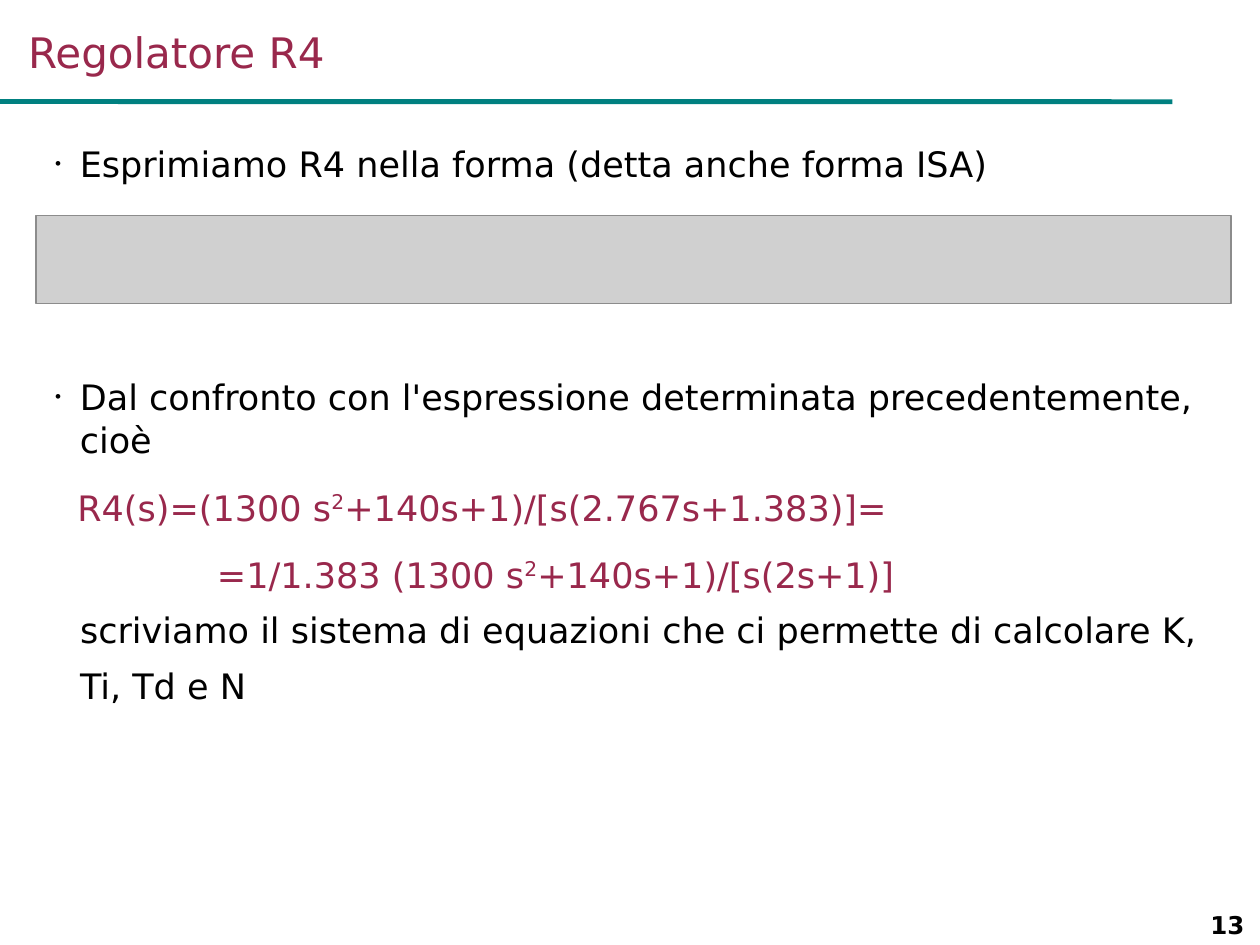
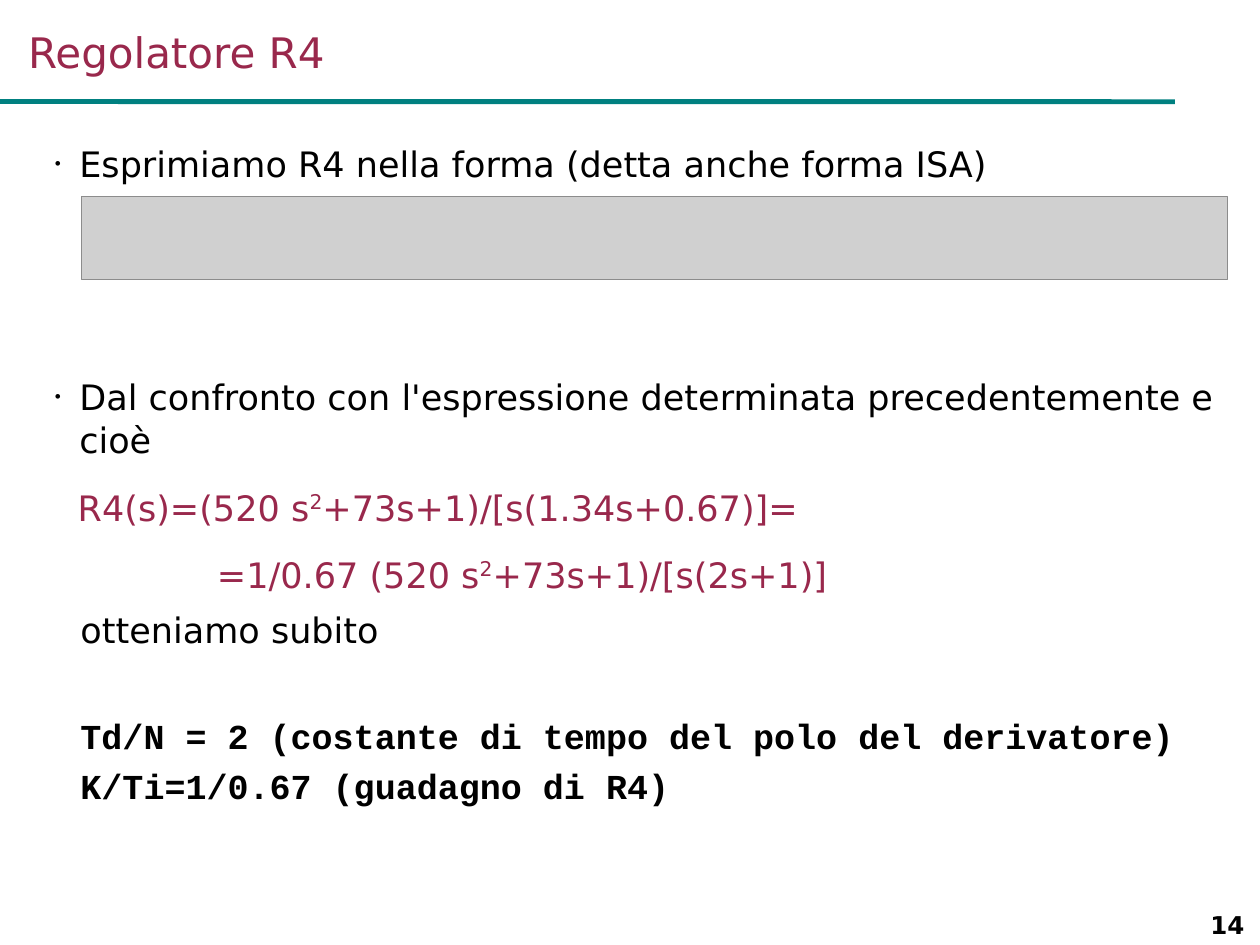
Before and after one commit to looms-polimi/FdA_Lab, a slide deck: slide 14 of FdA_courseware/FdA_Lab2.ppt (slide 13 before the commit). Drawn at 1260x945 pixels with LibreOffice and Linux fonts; fonts in the diff are those of the drawing; grey boxes stand for pictures; background and template pictures are left out. Boxes give left, top, right and bottom in pixels: in the first picture for what was removed or moved away, otherwise in the second. Text is boxed around its words. In the diff, an @@ line names an element or a change of style, - is before the commit and + after.

Commit message:
Fixed typo in session 2 slides

```diff
--- a/FdA_courseware/FdA_Lab2.ppt
+++ b/FdA_courseware/FdA_Lab2.ppt
@@ text "Esprimiamo R4 nella forma (detta ..." at box(79, 150, 987, 185): indent changed @@
@@ picture: place and size @@
-picture at box(35, 215, 1230, 304)
+picture at box(81, 197, 1227, 280)
@@ text at box(78, 383, 1213, 807): text changed @@
-• Dal confronto con l'espressione determinata precedentemente, cioè
-R4(s)=(1300 s2+140s+1)/[s(2.767s+1.383)]=
-=1/1.383 (1300 s2+140s+1)/[s(2s+1)]
-  scriviamo il sistema di equazioni che ci permette di calcolare K,
-  Ti, Td e N
+• Dal confronto con l'espressione determinata precedentemente e cioè
+R4(s)=(520 s2+73s+1)/[s(1.34s+0.67)]=
+=1/0.67 (520 s2+73s+1)/[s(2s+1)]
+  otteniamo subito
+  Td/N = 2 (costante di tempo del polo del derivatore)
+  K/Ti=1/0.67 (guadagno di R4)
@@ page number at box(1210, 916, 1244, 934): text changed @@
-13
+14
```
Also in this commit, not shown: 15 other slides changed, 2 slides added, 10 slides removed, 1 other file.
